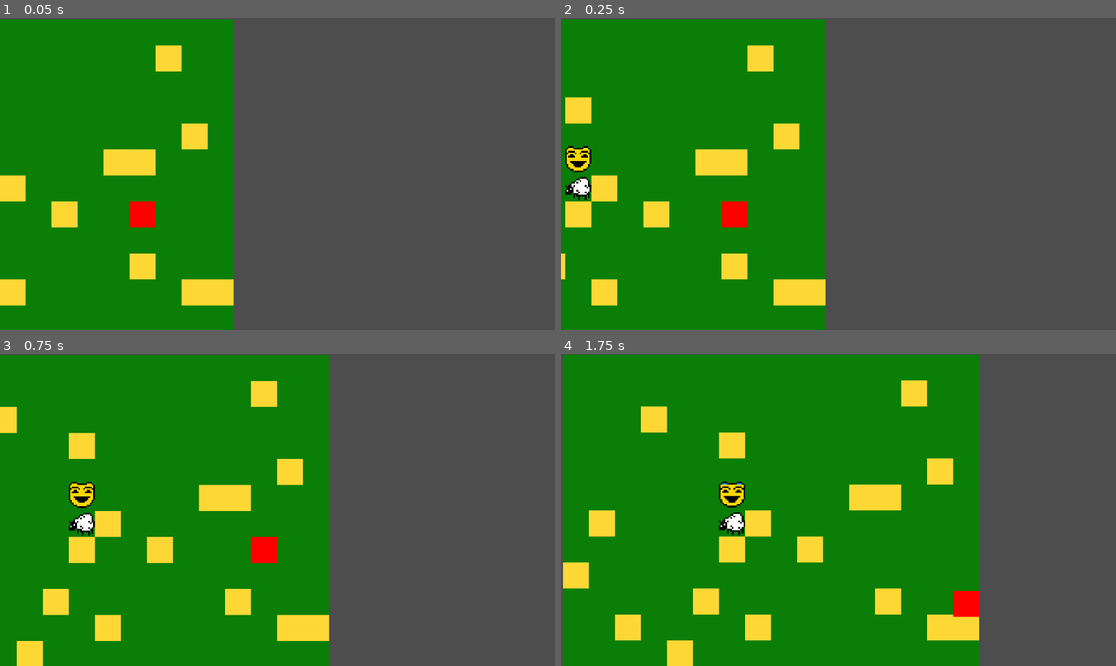
Above: before the commit, frames 1-4 (two rows, left to right).
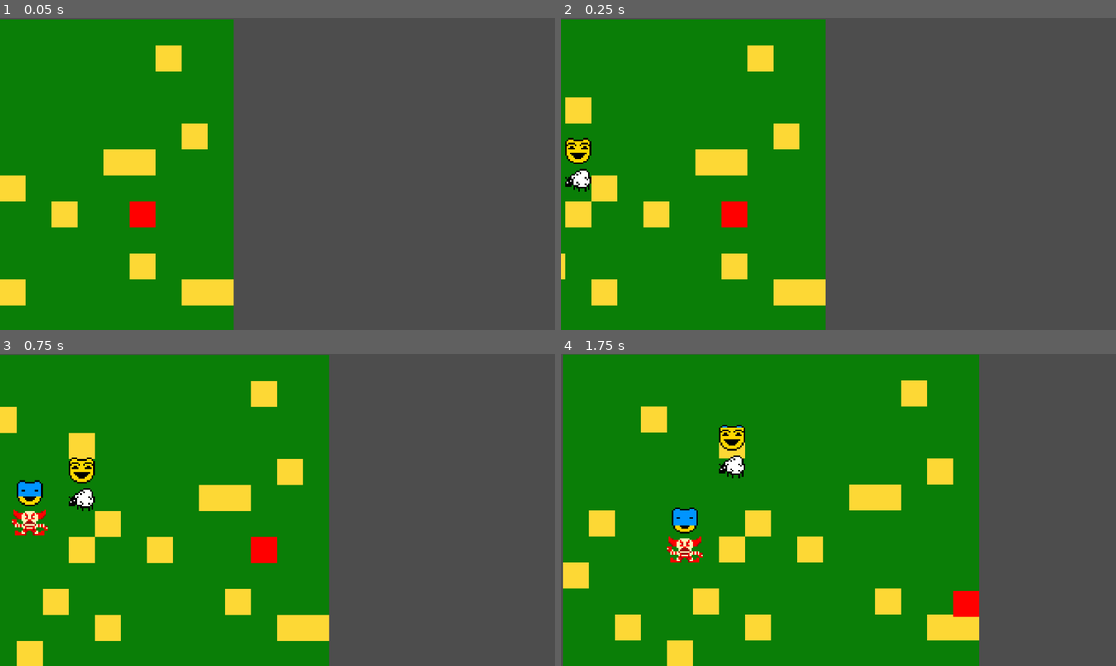
Above: after the commit, the same moments.

Repository: zelochron42/Clown-Ranch-Game
Game: Godot game, scene res://pathfinding_experimentation.tscn
The game is run twice, just before and just after one commit, with the same random seed, the same clock (stepped at 60 frames per second) and the same inputs. This scene is started directly instead of the project's main scene.
Inputs:
- Up to frame 1 (0.05 s): no input
- Up to frame 2 (0.25 s): no input
- Up to frame 3 (0.75 s): hold Right (ui_right) from 0.53 s (still down)
- Up to frame 4 (1.75 s): release Right (ui_right) at 1.28 s; hold Down (ui_down) from 1.28 s (still down)

Frame 1 is identical in both runs. In frame 2, 0.6% of the frame differs, in the area x 0-6%, y 38-59%; in frame 3, 1.6%; in frame 4, 1.9%, in the area x 19-34%, y 22-67%.

Commit message:
updates to main scene and sheep pathfinding

Diff:
--- /dev/null
+++ b/AngryClown.gd
@@ -0,0 +1,36 @@
+extends Sprite2D
+
+@export var map : TileMap
+var laughter : TextureProgressBar
+var tilemap_object
+var pathfinding
+var entry_position : Vector2i
+@export var happiness_threshold : float = 50 #measured in percentage
+
+func _ready():
+	tilemap_object = $TilemapObject
+	laughter = $LaughMeter
+	pathfinding = $Pathfinder
+	map = get_tree().current_scene.find_child("TileMap")
+	entry_position = map.local_to_map(position)
+
+func _process(delta):
+	if !tilemap_object.is_tweening:
+		if laughter.laugh_value > laughter.max_value * happiness_threshold / 100:
+			_laugh_behavior()
+		else:
+			_mad_behavior()
+
+
+func _mad_behavior():
+	var directions = [Vector2i.RIGHT, Vector2i.DOWN]
+	var direction = directions[randi() % 2]
+	tilemap_object.MoveDirection(direction)
+	pass
+
+func _laugh_behavior():
+	if tilemap_object.cell_position != entry_position:
+		var path = pathfinding.FindPath(tilemap_object.cell_position, entry_position)
+		tilemap_object.MoveToCell(path[1])
+	else:
+		tilemap_object.Remove()
--- a/Pathfinder.gd
+++ b/Pathfinder.gd
@@ -5,7 +5,7 @@
 @export var player_object : Node
 var astar : AStarGrid2D
 func _ready():
-
+	tilemap = $"../../TileMap"
 	astar = AStarGrid2D.new()
 	var rect : Rect2i = tilemap.get_used_rect()
 	astar.region = rect
--- a/SheepBehavior.gd
+++ b/SheepBehavior.gd
@@ -9,7 +9,7 @@
 func _ready():
 	tilemap_object = $TilemapObject
 	laughter = $LaughMeter
-	#pathfinding = $Pathfinder
+	pathfinding = $Pathfinder
 
 func _process(delta):
 	if laughter.laugh_value >= laughter.max_value / 2.0:
@@ -23,9 +23,10 @@
 		tilemap_object.MoveDirection(directions[randi() % directions.size()])
 
 func _laughing_behavior():
-	#var my_pos = tilemap_object.cell_position
-	#var end_pos = trailer_position
-	#var p : Array[Vector2i] = pathfinding.FindPath(my_pos, end_pos)
-	#if p.size() > 1:
-		#tilemap_object.MoveToCell(p[1])
-	pass
+	var my_pos = tilemap_object.cell_position
+	var end_pos = trailer_position
+	var p : Array[Vector2i] = pathfinding.FindPath(my_pos, end_pos)
+	if p.size() > 1:
+		tilemap_object.MoveToCell(p[1])
+	elif my_pos == end_pos:
+		tilemap_object.Remove()
--- a/TilemapObject.gd
+++ b/TilemapObject.gd
@@ -8,6 +8,7 @@
 var is_tweening : bool = false
 
 func _ready(): #equivalent to Unity's Start() method, runs once at the start
+	map = get_tree().current_scene.find_child("TileMap")
 	parent = get_parent()
 	cell_position = map.local_to_map(parent.position)
 	goal_cell = cell_position
@@ -53,3 +54,7 @@
 
 func _sync_parent(): #Snap the physical position of this object to its exact cell position
 	parent.position = map.map_to_local(cell_position)
+
+func Remove():
+	map.objects.erase(parent)
+	parent.queue_free()
--- a/main_scene.tscn
+++ b/main_scene.tscn
@@ -10,6 +10,7 @@
 [ext_resource type="Texture2D" uid="uid://cff5pygu1bhld" path="res://laugh_face_back.png" id="8_jm57e"]
 [ext_resource type="Script" path="res://LaughMeter.gd" id="9_b507p"]
 [ext_resource type="Texture2D" uid="uid://ccrgyhm8lnuf7" path="res://laugh_face_purple.png" id="9_inxpc"]
+[ext_resource type="Script" path="res://Pathfinder.gd" id="11_tu8l2"]
 
 [sub_resource type="TileSetAtlasSource" id="TileSetAtlasSource_4kkab"]
 texture = ExtResource("5_gfouj")
@@ -415,6 +416,7 @@
 position = Vector2(-8, 120)
 texture = ExtResource("6_h406r")
 script = ExtResource("6_ckt2i")
+trailer_position = Vector2i(-12, 9)
 
 [node name="TilemapObject" type="Node" parent="Sheeple" node_paths=PackedStringArray("map")]
 script = ExtResource("2_avyxl")
@@ -440,3 +442,6 @@
 process_callback = 0
 wait_time = 0.75
 autostart = true
+
+[node name="Pathfinder" type="Node" parent="Sheeple"]
+script = ExtResource("11_tu8l2")
--- a/pathfinding_experimentation.tscn
+++ b/pathfinding_experimentation.tscn
@@ -11,6 +11,8 @@
 [ext_resource type="Texture2D" uid="uid://ccrgyhm8lnuf7" path="res://laugh_face_purple.png" id="9_jwl76"]
 [ext_resource type="Script" path="res://LaughMeter.gd" id="10_3s3vo"]
 [ext_resource type="Script" path="res://Pathfinder.gd" id="11_bfjm0"]
+[ext_resource type="Texture2D" uid="uid://cnugpn1u3ulk" path="res://madclown.png" id="12_lsmbl"]
+[ext_resource type="Script" path="res://AngryClown.gd" id="13_24mys"]
 
 [sub_resource type="TileSetAtlasSource" id="TileSetAtlasSource_4kkab"]
 texture = ExtResource("4_331fw")
@@ -448,3 +450,39 @@
 tilemap = NodePath("../../TileMap")
 tilemap_object = NodePath("../TilemapObject")
 player_object = NodePath("../../Player/TilemapObject")
+
+[node name="AngryClown" type="Sprite2D" parent="."]
+position = Vector2(73, 86)
+texture = ExtResource("12_lsmbl")
+script = ExtResource("13_24mys")
+
+[node name="TilemapObject" type="Node" parent="AngryClown" node_paths=PackedStringArray("map")]
+script = ExtResource("3_orwgm")
+map = NodePath("../../TileMap")
+move_time = 0.8
+
+[node name="Pathfinder" type="Node" parent="AngryClown" node_paths=PackedStringArray("tilemap", "tilemap_object", "player_object")]
+script = ExtResource("11_bfjm0")
+tilemap = NodePath("../../TileMap")
+tilemap_object = NodePath("../../pathfindtestsheep/TilemapObject")
+player_object = NodePath("../../Player/TilemapObject")
+
+[node name="LaughMeter" type="TextureProgressBar" parent="AngryClown"]
+z_index = 2
+layout_direction = 1
+offset_left = -8.0
+offset_top = -26.0
+offset_right = 8.0
+offset_bottom = -10.0
+max_value = 16.0
+step = 0.1
+value = 7.0
+fill_mode = 3
+texture_under = ExtResource("8_i4xd2")
+texture_progress = ExtResource("9_jwl76")
+script = ExtResource("10_3s3vo")
+
+[node name="Timer" type="Timer" parent="AngryClown/LaughMeter"]
+process_callback = 0
+wait_time = 0.75
+autostart = true
Binary file added: madclown.png
Not shown, added: madclown.png.import
Not shown: 1 places in main_scene.tscn that only renumber resources
Not shown: 1 places in pathfinding_experimentation.tscn that only renumber resources
